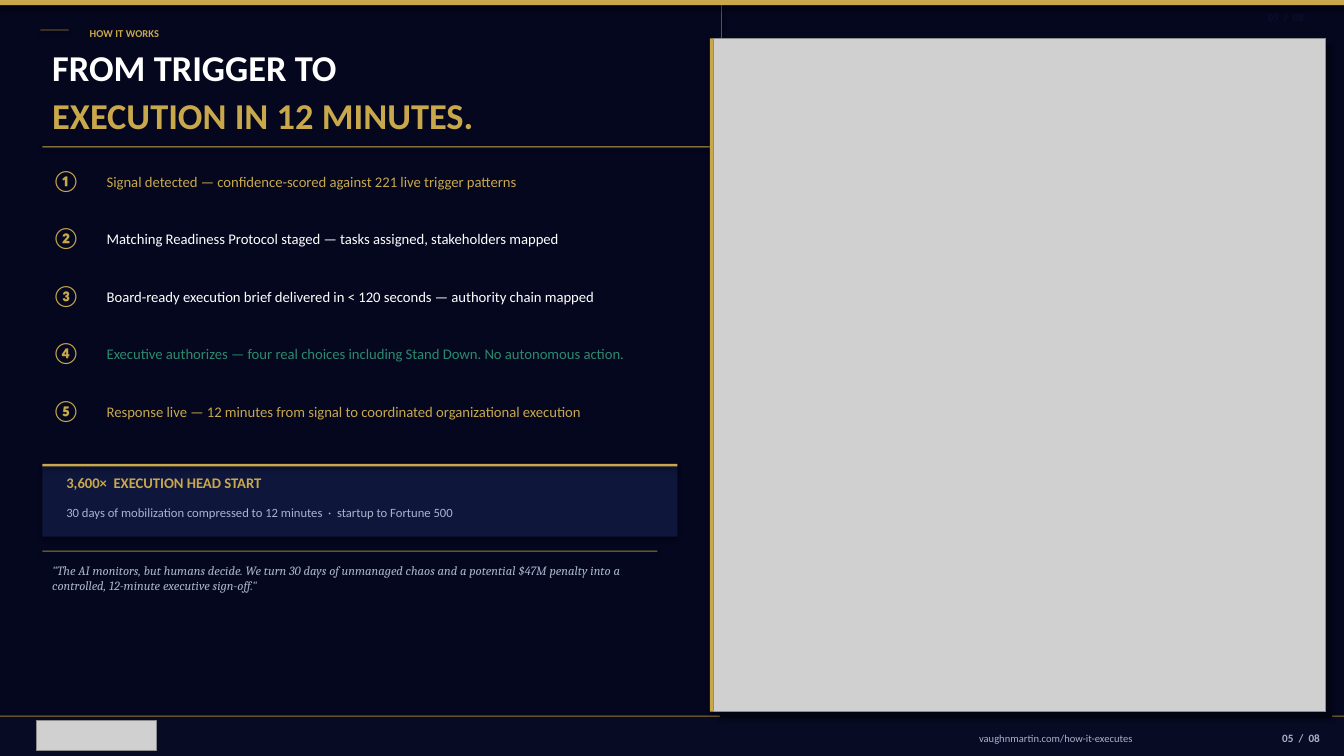
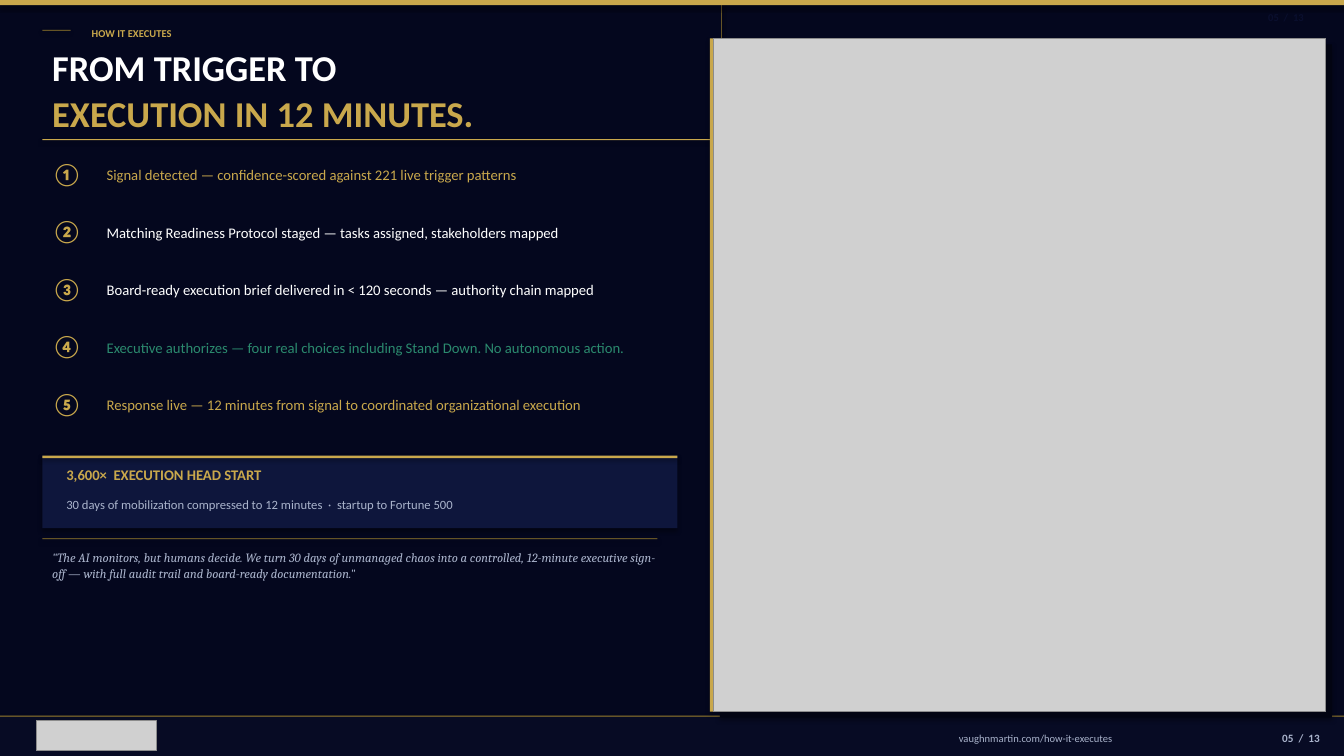
Before and after one commit to mbrunke18/CodePlatform1, a slide deck: slide 6 of attached_assets/VaughnMartin-Investor-Deck-v13-final.pptx. Drawn at 1344x756 pixels with LibreOffice and Linux fonts; fonts in the diff are those of the drawing; grey boxes stand for pictures; background and template pictures are left out. Boxes give left, top, right and bottom in pixels: in the first picture for what was removed or moved away, otherwise in the second. Text is boxed around its words. In the diff, an @@ line names an element or a change of style, - is before the commit and + after.

```diff
--- a/attached_assets/VaughnMartin-Investor-Deck-v13-final.pptx
+++ b/attached_assets/VaughnMartin-Investor-Deck-v13-final.pptx
@@ text at box(92, 30, 172, 37): text changed @@
-HOW IT WORKS
+HOW IT EXECUTES
@@ 10 texts, 1 rectangle: place and size @@
-10 texts, 1 rectangle at box(42, 146, 718, 422)
+10 texts, 1 rectangle at box(42, 139, 718, 417)
@@ size 15 to 16 pt in 5 elements at box(52, 164, 82, 187), box(52, 221, 82, 244), box(52, 279, 82, 302), box(52, 336, 82, 359), box(52, 394, 82, 417) @@
@@ 2 texts, 2 rectangles: place and size @@
-2 texts, 2 rectangles at box(42, 464, 678, 536)
+2 texts, 2 rectangles at box(42, 456, 678, 528)
@@ rectangle: place and size @@
-rectangle at box(42, 551, 657, 552)
+rectangle at box(42, 538, 657, 539)
@@ text at box(52, 553, 655, 581): text changed @@
-"The AI monitors, but humans decide. We turn 30 days of unmanaged chaos and a potential $47M penalty into a controlled, 12-minute executive sign-off."
+"The AI monitors, but humans decide. We turn 30 days of unmanaged chaos into a controlled, 12-minute executive sign-off — with full audit trail and board-ready documentation."
@@ text "vaughnmartin.com/how-it-executes": place and size @@
-text "vaughnmartin.com/how-it-executes" at box(979, 734, 1132, 744)
+text "vaughnmartin.com/how-it-executes" at box(959, 735, 1112, 744)
@@ text at box(1282, 734, 1319, 742): text changed @@
-05 / 08
+05 / 13
```
Also in this commit, not shown: 6 other slides changed, 6 slides added, 2 slides removed, 1 other file.
